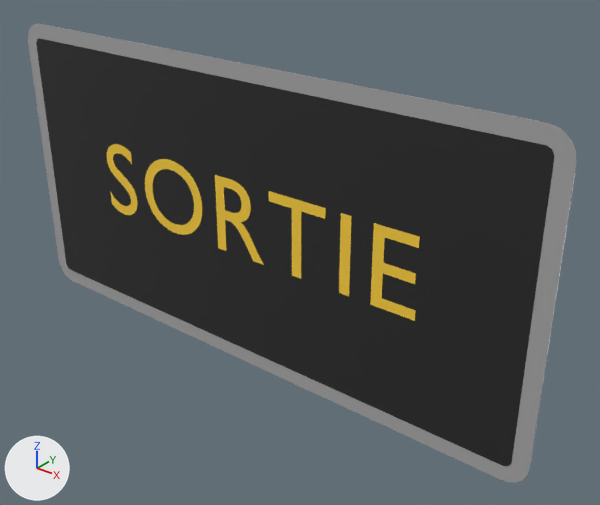
Two versions of the glTF model panneaux/24_messages_dynamiques/CAR_SORTIE.glb, one commit apart.
Both versions are drawn from a 50 mm lens placed at (0.642, -0.69, 0.416), pointed at (0.065, 0.032, -0.031). The axes (+X, +Y, +Z) are drawn at lower left. The lights are the same throughout. The first picture is the older version. Where no turn or scale is listed for an object, it has been applied to the vertices. Vertices at exactly the same position are counted once.

In view in the first picture: 'CAR_SORTIE_cadre00', 'CAR_SORTIE_fond01', 'CAR_SORTIE_txt02' and 1 more.
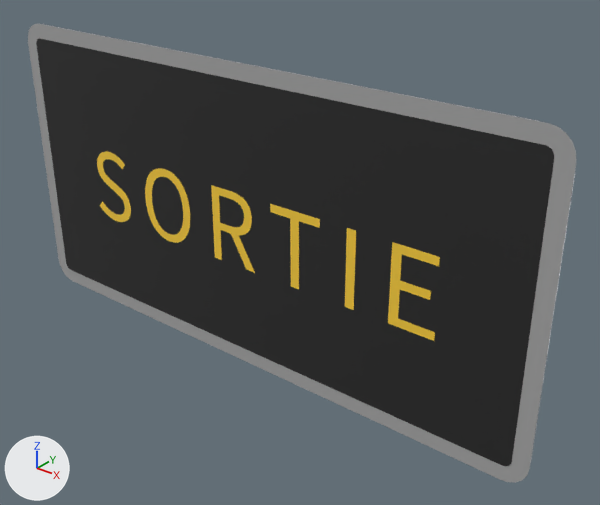
The edits, one by one:
me_t_564 is used by ob_car_sortie_txt02; location (0.0, -0.002, 0.0).
me_t_564 had 672 vertices, 1328 faces and spanned x -0.25..0.252, y 0.0, z -0.045..0.057.
me_t_564 now has 654 vertices, 1292 faces and spans x -0.278..0.277, y 0.0, z -0.061..0.042.
me_t_564 part 1: a new loose piece, a box spanning x 0.15828..0.17083, y -0.0002..0.0002, z -0.05948..0.04052, in mat_ambre_dynamique (yellow #ffd33f).
me_t_564 part 2: the loose piece of 244 vertices spanning x -0.25..-0.193, y 0.0, z -0.045..0.057 is rebuilt with 296 vertices and now spans x -0.278..-0.209, y 0.0, z -0.061..0.042.
me_t_564 part 3: the loose piece of 192 vertices spanning x -0.175..-0.067, y 0.0, z -0.045..0.057 is rebuilt with 192 vertices and now spans x -0.176..-0.09, y 0.0, z -0.061..0.042.
me_t_564 part 4: the loose piece of 24 vertices spanning x 0.193..0.252, y 0.0, z -0.044..0.056 is rebuilt with 24 vertices and now spans x 0.218..0.277, y 0.0, z -0.059..0.041.
me_t_564 part 5: the loose piece of 16 vertices spanning x 0.045..0.129, y 0.0, z -0.044..0.056 is rebuilt with 16 vertices and now spans x 0.048..0.121, y 0.0, z -0.059..0.041.
me_t_564 part 6: the loose piece of 8 vertices spanning x 0.15..0.164, y 0.0, z -0.044..0.056 is deleted.
me_t_564 part 7: 2 vertices moved within x 0.016, y 0.0, z 0.022; 184 vertices removed from x -0.042..0.035, y 0.0, z -0.044..0.056; 114 vertices added at x -0.049..0.02, y 0.0, z -0.059..0.041.

Changed parts and their boxes (x1, y1, x2, y2) in the pictures (600 x 505 px; the box of a moved part takes in the faces that stretch with it):
'CAR_SORTIE_txt02', reshaped (10% wider, 7% taller)
    before: (107, 144, 420, 321)
    after: (97, 151, 440, 341)
part 1 of me_t_564, added (yellow)
    after: (345, 228, 356, 310)
part 2 of me_t_564, rebuilt (9% wider)
    before: (107, 144, 138, 215)
    after: (97, 151, 131, 222)
part 3 of me_t_564, rebuilt (21% narrower)
    before: (145, 159, 202, 235)
    after: (145, 168, 190, 243)
part 4 of me_t_564, rebuilt
    before: (370, 223, 420, 321)
    after: (388, 242, 440, 341)
part 5 of me_t_564, rebuilt (12% narrower)
    before: (269, 191, 326, 279)
    after: (270, 204, 320, 289)
part 6 of me_t_564, deleted (yellow)
    before: (339, 213, 352, 296)
part 7 of me_t_564, moved or reshaped
    before: (215, 175, 264, 265)
    after: (211, 185, 255, 273)
